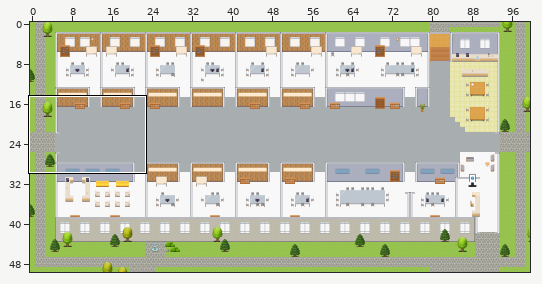
One commit to this Tiled map (JSON): maps/PH-Customer-Engagement-Platform-Event-P2P-Engagement.tmj. Above, an overview of the earlier version with the close-up marked.
Close-up. Old version:
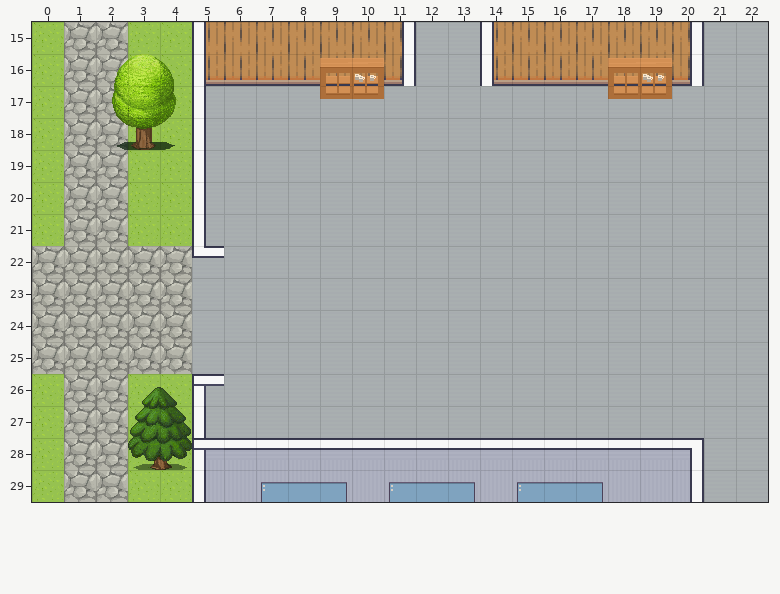
Cells are 32x32 px. Shown: x 0..22, y 15..29. The commit also changed other parts of the map, which this record leaves out.
After the commit:
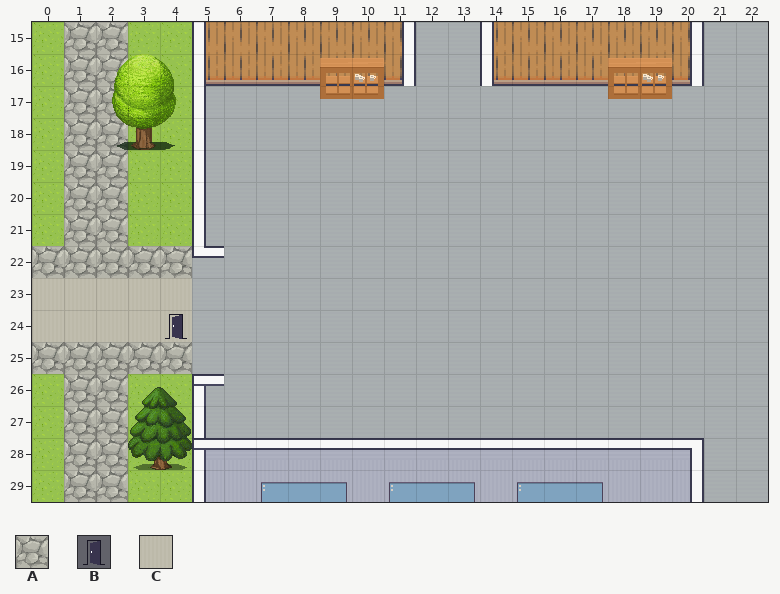
Key: from "Exterior": A 638; from "User_Zones": B 65; from "room2": C 328.
_ is an empty cell.
Edits made:
Layer "outside":
Tile C replaces tile A in rows 23 to 24 at x 0 to 4.
Layer "zones":
Tile B is added in row 24 at x 4.
Pixel boxes of the changes (left, top, right, bottom) in both close-ups:
changed: (32, 278, 192, 342)
